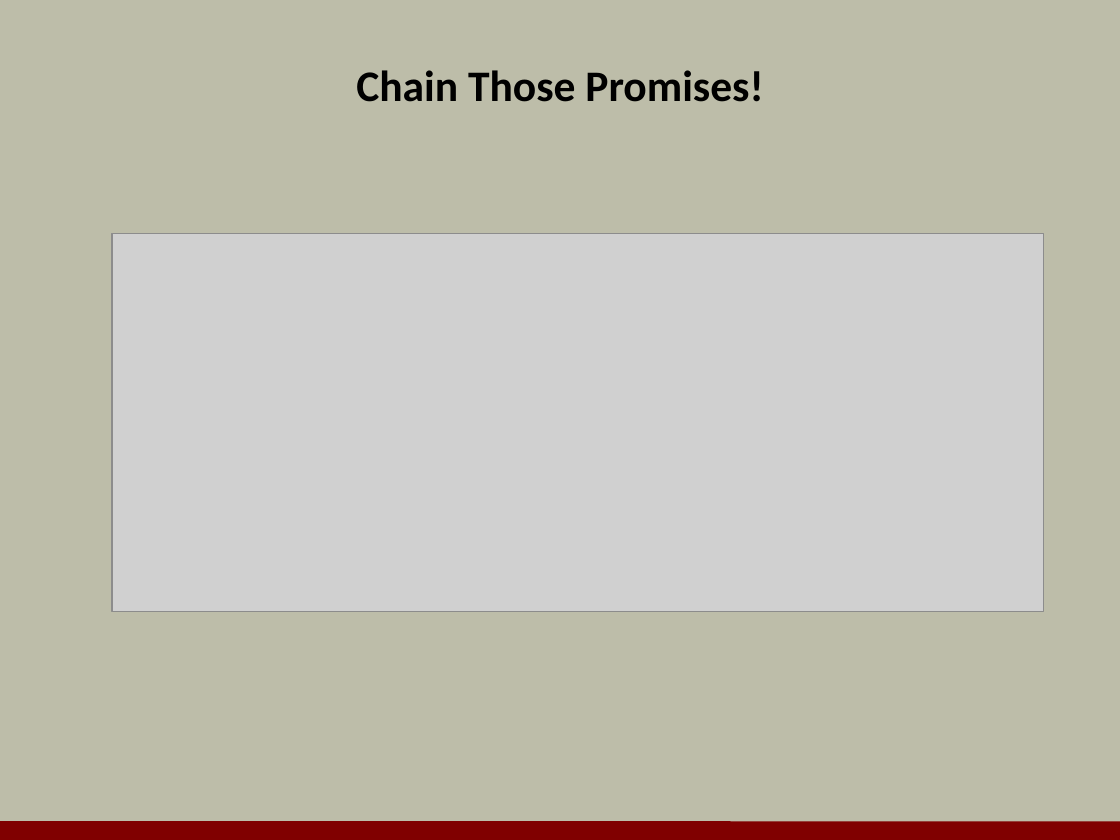
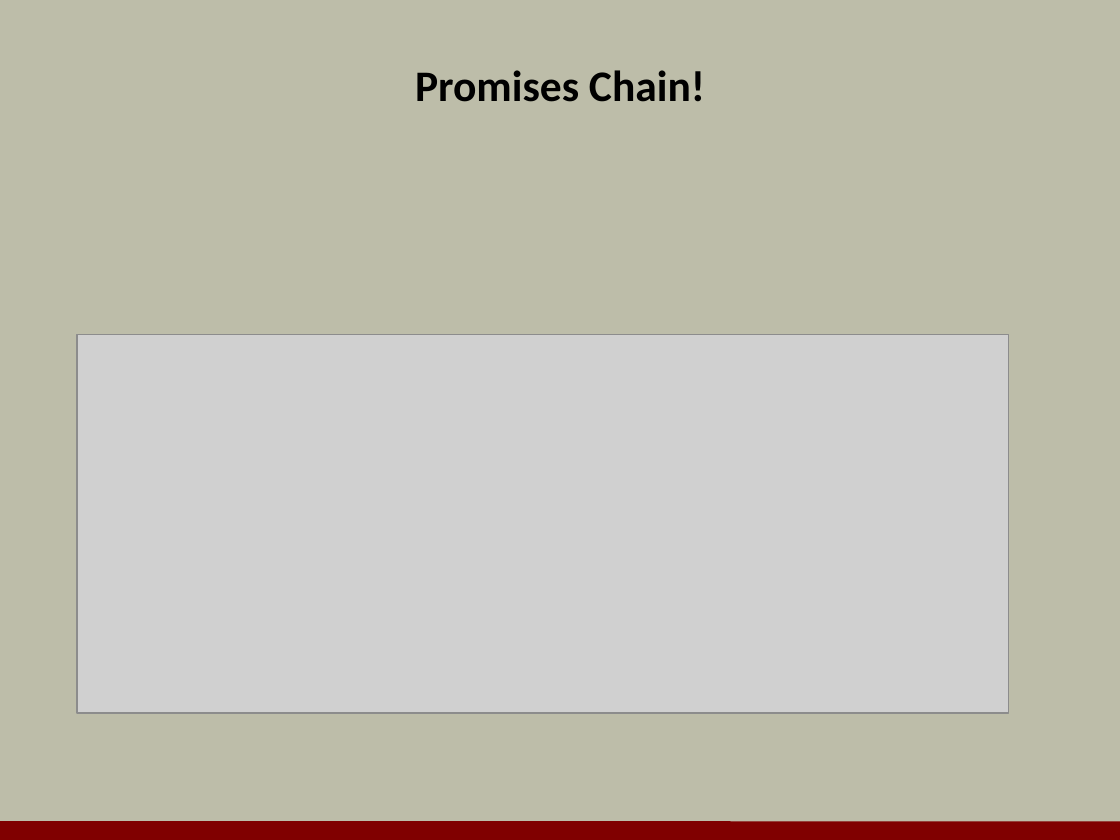
Before and after one commit to OdeToCode/classes, a slide deck: slide 38 of angularjs/slides/09_pratices.pptx (slide 24 before the commit). Drawn at 1120x840 pixels with LibreOffice and Linux fonts; fonts in the diff are those of the drawing; grey boxes stand for pictures; background and template pictures are left out. Boxes give left, top, right and bottom in pixels: in the first picture for what was removed or moved away, otherwise in the second. Text is boxed around its words. In the diff, an @@ line names an element or a change of style, - is before the commit and + after.

```diff
--- a/angularjs/slides/09_pratices.pptx
+++ b/angularjs/slides/09_pratices.pptx
@@ title at [415,70,705,102]: text changed @@
-Chain Those Promises!
+Promises Chain!
@@ picture: place and size @@
-picture at [112,233,1044,612]
+picture at [77,335,1009,713]
```
Also in this commit, not shown: 2 other slides changed, 48 slides added, 27 slides removed.
